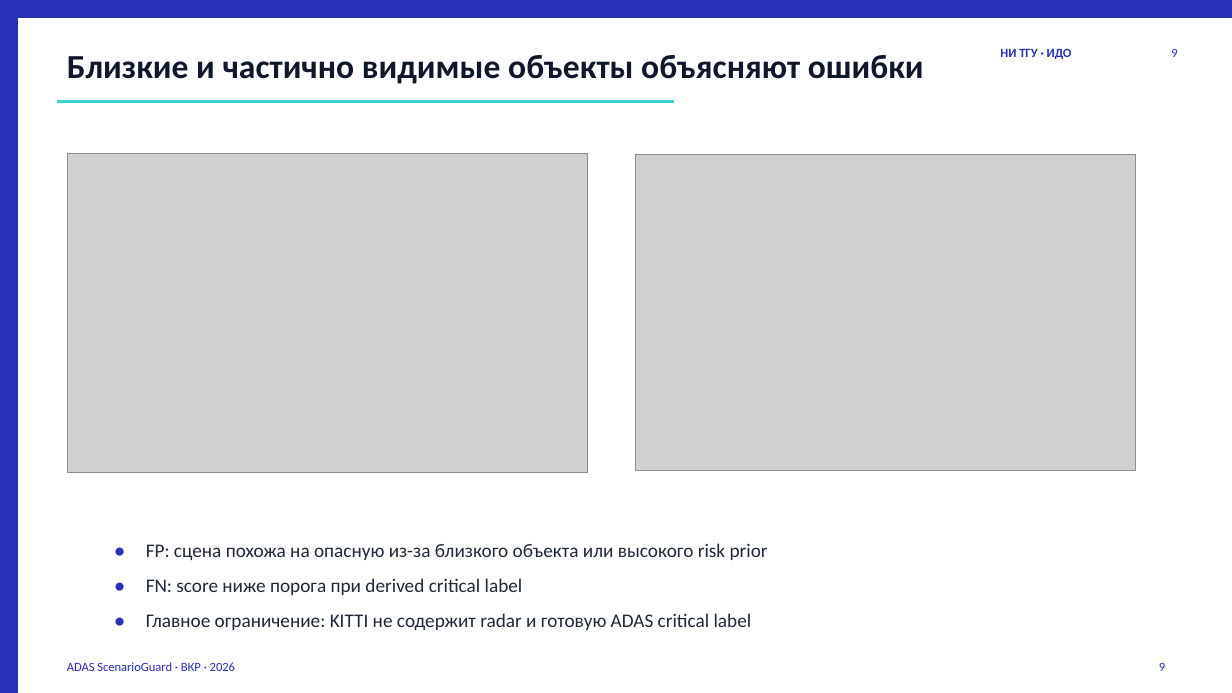
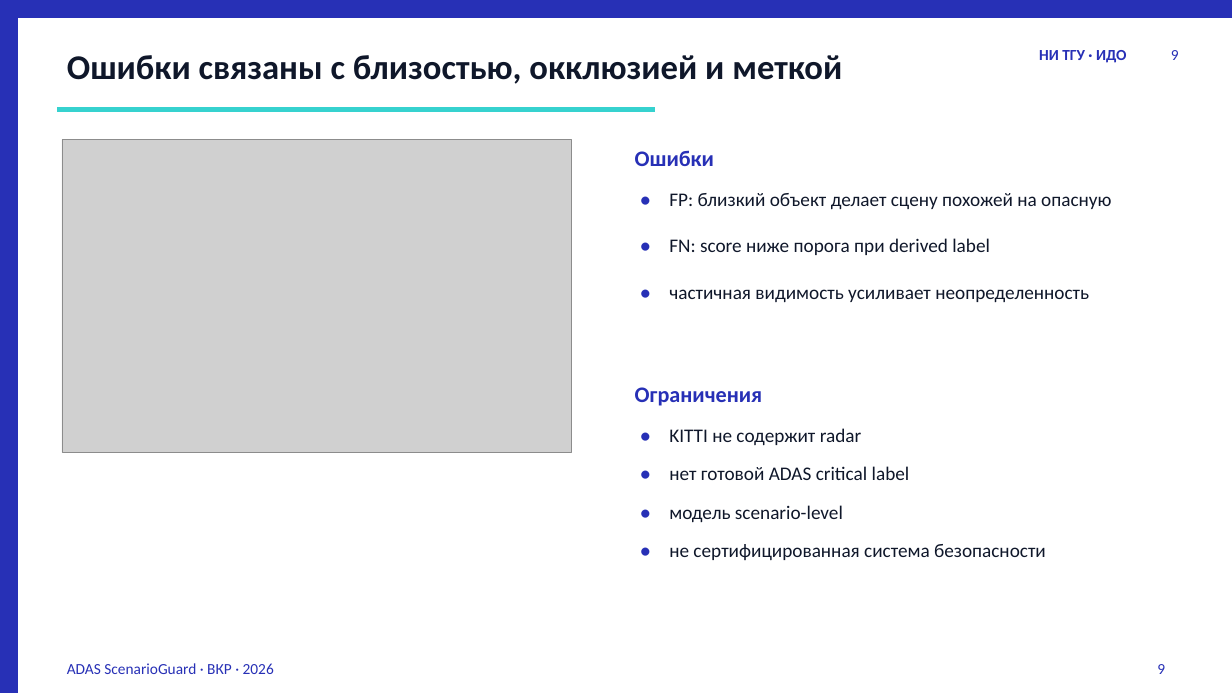
Before and after one commit to Vlad-Git-54/adas-scenarioguard, a slide deck: slide 9 of final/Marianovskiy_VKR_ADAS_defense_final.pptx. Drawn at 1232x693 pixels with LibreOffice and Linux fonts; fonts in the diff are those of the drawing; grey boxes stand for pictures. Boxes give left, top, right and bottom in pixels: in the first picture for what was removed or moved away, otherwise in the second. Text is boxed around its words. In the diff, an @@ line names an element or a change of style, - is before the commit and + after.

```diff
--- a/final/Marianovskiy_VKR_ADAS_defense_final.pptx
+++ b/final/Marianovskiy_VKR_ADAS_defense_final.pptx
@@ text at (x1=67, y1=55, x2=842, y2=84): text changed; size 26.2 to 27 pt @@
-Близкие и частично видимые объекты объясняют ошибки
+Ошибки связаны с близостью, окклюзией и меткой
@@ text "НИ ТГУ · ИДО" moved from (x1=1000, y1=48, x2=1072, y2=59) to (x1=1039, y1=50, x2=1126, y2=63) @@
@@ text "НИ ТГУ · ИДО" at (x1=1039, y1=50, x2=1126, y2=63): size 9.8 to 12 pt; alignment left to right @@
@@ rectangle resized from (x1=57, y1=100, x2=674, y2=103) to (x1=57, y1=108, x2=654, y2=112) @@
@@ picture resized from (x1=67, y1=153, x2=587, y2=472) to (x1=62, y1=140, x2=571, y2=453) @@
@@ text added at (x1=635, y1=150, x2=714, y2=166), 17.2 pt, text #2730B6, bold @@
+Ошибки
@@ picture removed at (x1=636, y1=154, x2=1137, y2=470) @@
@@ text "•" moved from (x1=106, y1=534, x2=129, y2=563) to (x1=631, y1=183, x2=654, y2=212) @@
@@ text at (x1=669, y1=193, x2=1111, y2=210): text changed; text colour #1F2937 to #0F172A @@
-FP: сцена похожа на опасную из-за близкого объекта или высокого risk prior
+FP: близкий объект делает сцену похожей на опасную
@@ text "•" moved from (x1=106, y1=569, x2=129, y2=598) to (x1=631, y1=229, x2=654, y2=258) @@
@@ text at (x1=669, y1=238, x2=990, y2=255): text changed; text colour #1F2937 to #0F172A @@
-FN: score ниже порога при derived critical label
+FN: score ниже порога при derived label
@@ text "•" moved from (x1=106, y1=604, x2=129, y2=632) to (x1=631, y1=275, x2=654, y2=304) @@
@@ text added at (x1=669, y1=289, x2=1089, y2=303), 15 pt, text #0F172A @@
+частичная видимость усиливает неопределенность
@@ text added at (x1=635, y1=387, x2=763, y2=406), 17.2 pt, text #2730B6, bold @@
+Ограничения
@@ text added at (x1=631, y1=419, x2=654, y2=447), 15 pt, text #2730B6, bold @@
+•
@@ text added at (x1=669, y1=428, x2=862, y2=446), 15 pt, text #0F172A @@
+KITTI не содержит radar
@@ text added at (x1=631, y1=457, x2=654, y2=486), 15 pt, text #2730B6, bold @@
+•
@@ text added at (x1=669, y1=466, x2=910, y2=480), 15 pt, text #0F172A @@
+нет готовой ADAS critical label
@@ text added at (x1=631, y1=495, x2=654, y2=524), 15 pt, text #2730B6, bold @@
+•
@@ text added at (x1=669, y1=505, x2=843, y2=523), 15 pt, text #0F172A @@
+модель scenario-level
@@ text added at (x1=631, y1=534, x2=654, y2=563), 15 pt, text #2730B6, bold @@
+•
@@ text added at (x1=669, y1=544, x2=1046, y2=560), 15 pt, text #0F172A @@
+не сертифицированная система безопасности
@@ text removed at (x1=146, y1=613, x2=752, y2=630) @@
-Главное ограничение: KITTI не содержит radar и готовую ADAS critical label
@@ size 9.8 to 12 pt in 3 elements at (x1=1171, y1=50, x2=1179, y2=60), (x1=67, y1=663, x2=274, y2=674), (x1=1157, y1=664, x2=1165, y2=674) @@
```
Also in this commit, not shown: 4 other slides changed, 4 slides added, 4 slides removed, 2 other files.
